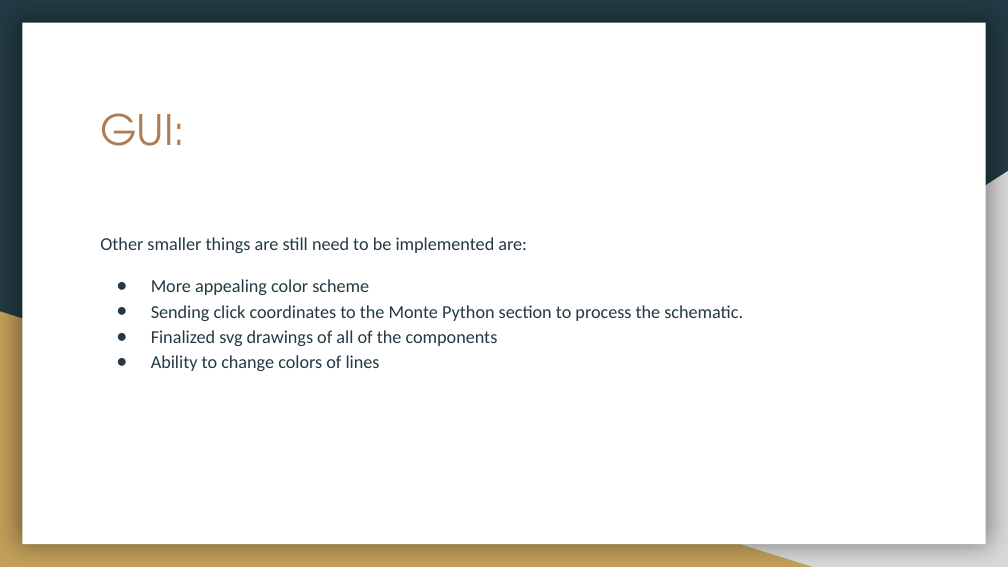
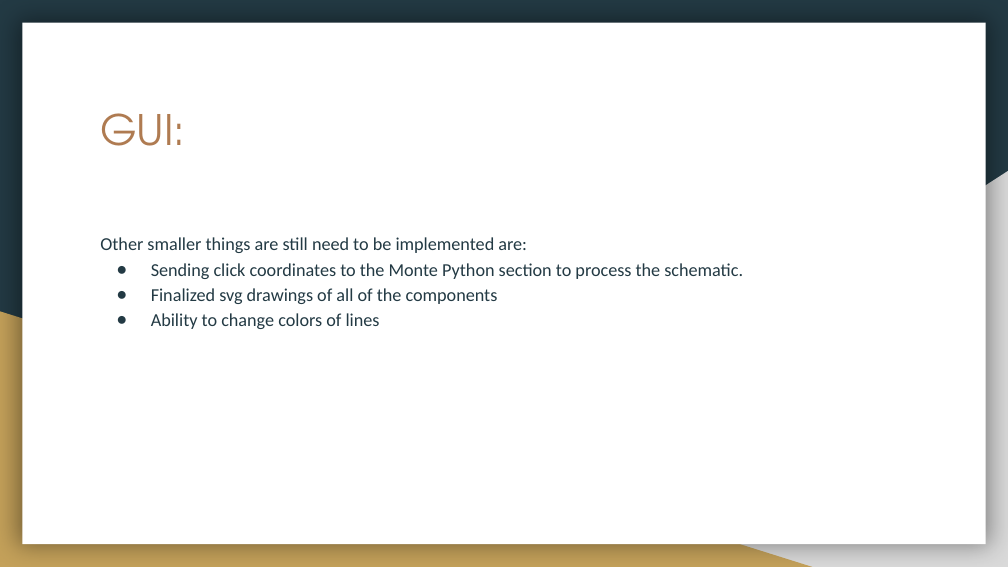
Before and after one commit to CinnaKenToast/Circuit-Board-Designer, a slide deck: slide 14 of Documents/Circuit Designer Update.pptx. Drawn at 1008x567 pixels with LibreOffice and Linux fonts; fonts in the diff are those of the drawing. Boxes give left, top, right and bottom in pixels: in the first picture for what was removed or moved away, otherwise in the second. Text is boxed around its words. In the diff, an @@ line names an element or a change of style, - is before the commit and + after.

```diff
--- a/Documents/Circuit Designer Update.pptx
+++ b/Documents/Circuit Designer Update.pptx
@@ text at [151, 279, 369, 295]: paragraph removed @@
-● More appealing color scheme
```
Also in this commit, not shown: 4 other slides changed.
